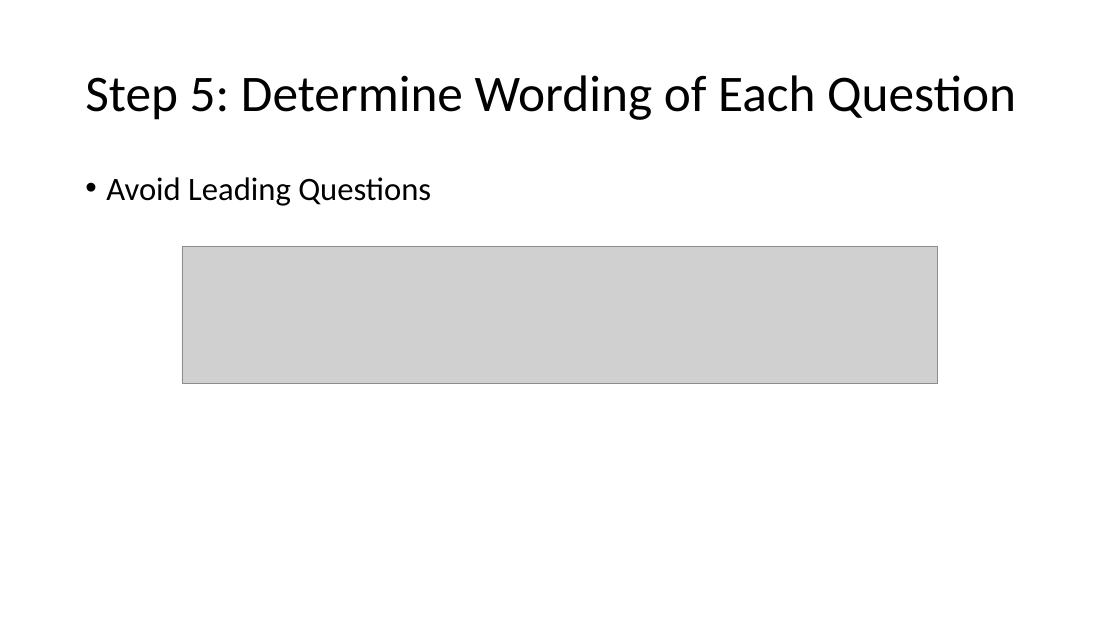
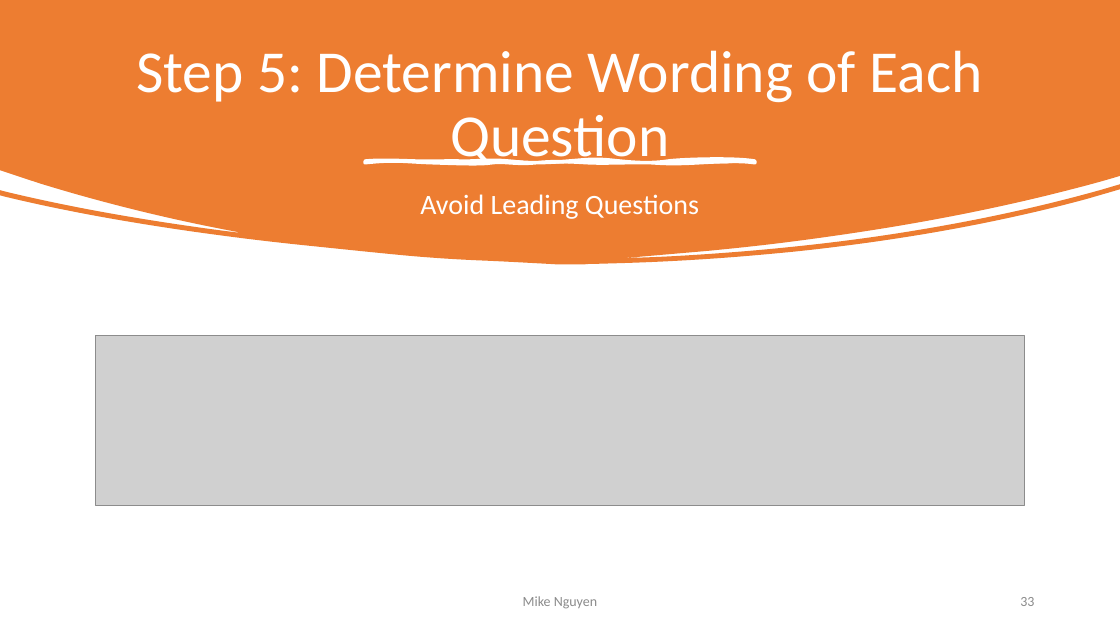
Before and after one commit to mikenguyen13/mar4050, a slide deck: slide 33 of lectures/6/1_Designing the Data Collection Form for Communication Data.pptx (slide 20 before the commit). Drawn at 1120x630 pixels with LibreOffice and Linux fonts; fonts in the diff are those of the drawing; grey boxes stand for pictures. Boxes give left, top, right and bottom in pixels: in the first picture for what was removed or moved away, otherwise in the second. Text is boxed around its words. In the diff, an @@ line names an element or a change of style, - is before the commit and + after.

```diff
--- a/lectures/6/1_Designing the Data Collection Form for Communication Data.pptx
+++ b/lectures/6/1_Designing the Data Collection Form for Communication Data.pptx
@@ freeform shape added at [0,0,1120,265], fill #ED7D31 @@
@@ title "Step 5: Determine Wording of ...": place and size @@
-title "Step 5: Determine Wording of ..." at [85,75,1016,120]
+title "Step 5: Determine Wording of ..." at [136,50,983,166]
@@ title "Step 5: Determine Wording of ..." at [136,50,983,166]: size 44 to 51 pt, text colour #000000 to #FFFFFF; alignment left to centre @@
@@ text "Avoid Leading Questions": place and size @@
-text "Avoid Leading Questions" at [106,177,431,206]
+text "Avoid Leading Questions" at [420,194,699,219]
@@ text "Avoid Leading Questions" at [420,194,699,219]: size 28 to 24 pt, text colour #000000 to #FFFFFF; alignment left to centre; bullet • to none; vertical alignment top to middle @@
@@ freeform shape added at [365,161,755,163], fill #FFFFFF, outline #FFFFFF 3 pt @@
@@ picture: place and size @@
-picture at [182,246,939,383]
+picture at [95,336,1025,505]
@@ text added at [523,596,597,609], 12 pt, text #8C8C8C @@
+Mike Nguyen
@@ page number added at [1020,597,1034,606], 12 pt, text #8C8C8C @@
+33
```
Also in this commit, not shown: 32 other slides changed, 16 slides added, 2 slides removed, 7 other files.
